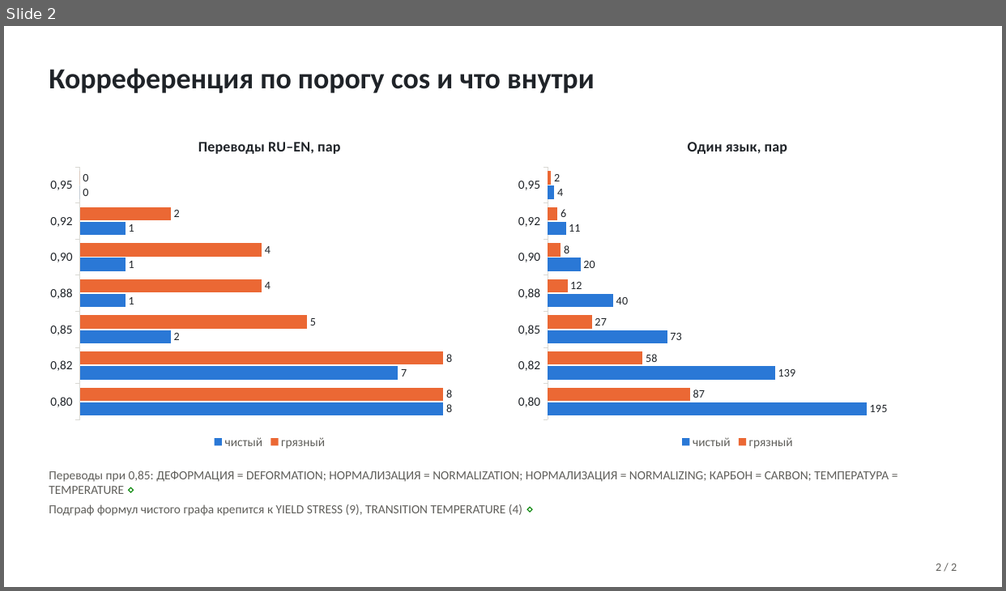
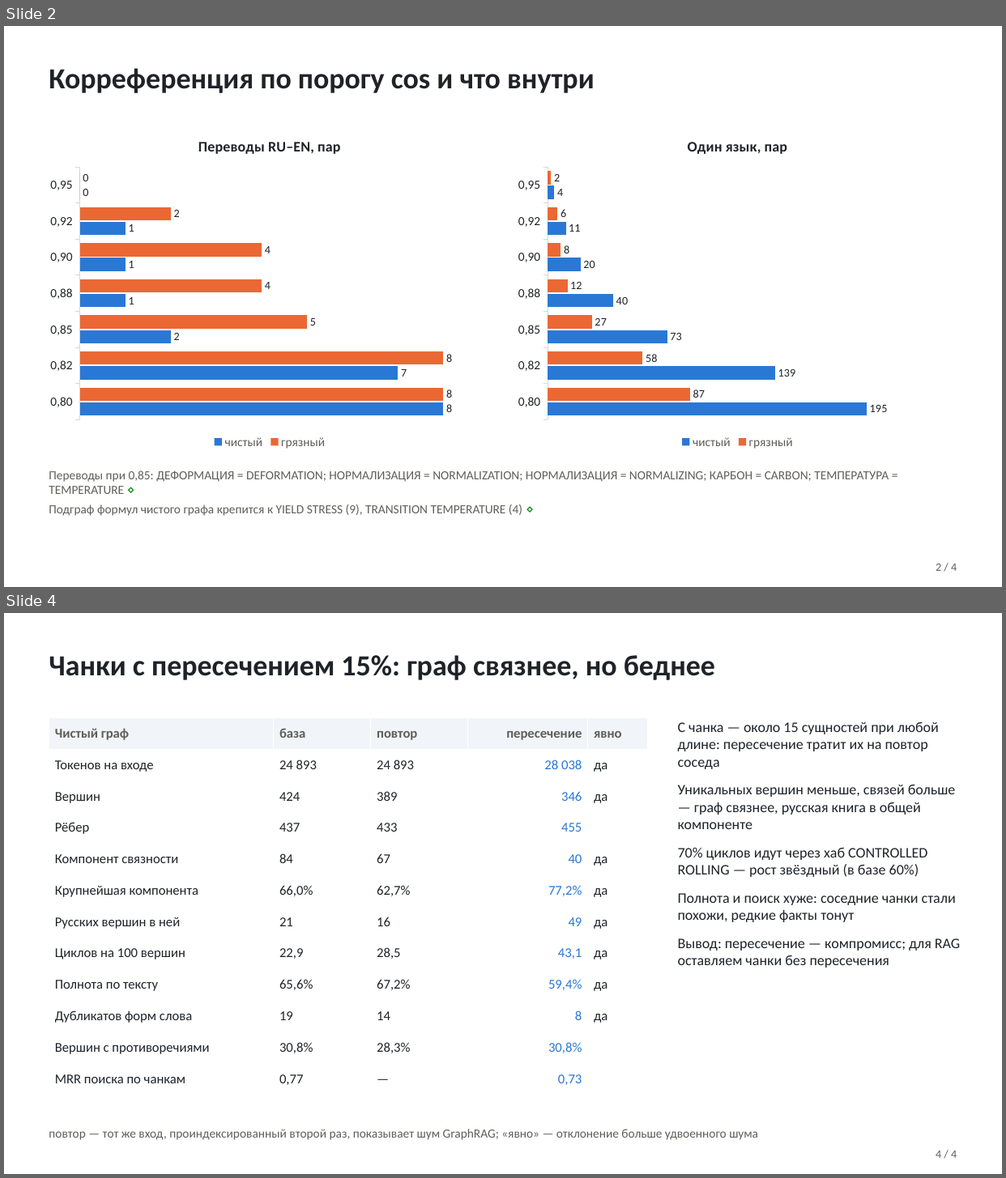
Before and after one commit to TeaDove/mam-26-1, a slide deck: 1-graph/lab-2/results/rework_2026-10-12.pptx. Shown one above the other, each under a label of ours: slide 2 before the commit, slides 2 and 4 after it; the slides between them are not shown. The pictures are 1006x591 and 1006x1178 pixels, drawn with LibreOffice and Linux fonts; fonts in the diff are those of the drawing. Boxes give left, top, right and bottom in pixels: in the first picture for what was removed or moved away, otherwise in the second. Text is boxed around its words. In the diff, an @@ line names an element or a change of style, - is before the commit and + after.

```diff
--- a/1-graph/lab-2/results/rework_2026-10-12.pptx
+++ b/1-graph/lab-2/results/rework_2026-10-12.pptx
@@ slide 4 added at <box>4,613,1002,1174</box>, background #FFFFFF @@
@@ text added at <box>49,655,715,680</box>, 28 pt, text #1F2328, bold @@
+Чанки с пересечением 15%: граф связнее, но беднее
@@ table added at <box>49,717,648,1095</box>, 12 rows, 5 columns @@
+Чистый граф | база | повтор | пересечение | явно
+Токенов на входе | 24 893 | 24 893 | 28 038 | да
+Вершин | 424 | 389 | 346 | да
+Рёбер | 437 | 433 | 455 | 
+Компонент связности | 84 | 67 | 40 | да
+Крупнейшая компонента | 66,0% | 62,7% | 77,2% | да
+Русских вершин в ней | 21 | 16 | 49 | да
+Циклов на 100 вершин | 22,9 | 28,5 | 43,1 | да
+Полнота по тексту | 65,6% | 67,2% | 59,4% | да
+Дубликатов форм слова | 19 | 14 | 8 | да
+Вершин с противоречиями | 30,8% | 28,3% | 30,8% | 
+MRR поиска по чанкам | 0,77 | — | 0,73 | 
@@ text added at <box>678,722,960,968</box>, 14 pt, text #1F2328 @@
+С чанка — около 15 сущностей при любой длине: пересечение тратит их на повтор соседа
+Уникальных вершин меньше, связей больше — граф связнее, русская книга в общей компоненте
+70% циклов идут через хаб CONTROLLED ROLLING — рост звёздный (в базе 60%)
+Полнота и поиск хуже: соседние чанки стали похожи, редкие факты тонут
+Вывод: пересечение — компромисс; для RAG оставляем чанки без пересечения
@@ text added at <box>49,1129,758,1140</box>, 12 pt, text #5F5E5A @@
+повтор — тот же вход, проиндексированный второй раз, показывает шум GraphRAG; «явно» — отклонение больше удвоенного шума
@@ text added at <box>936,1151,957,1158</box>, 11 pt, text #5F5E5A @@
+4 / 4
@@ slide 2 changed as well @@
@@ text at <box>936,564,957,571</box>: text changed @@
-2 / 2
+2 / 4
```
Also in this commit, not shown: 1 other slide changed, 1 other slide added, 40 other files.
